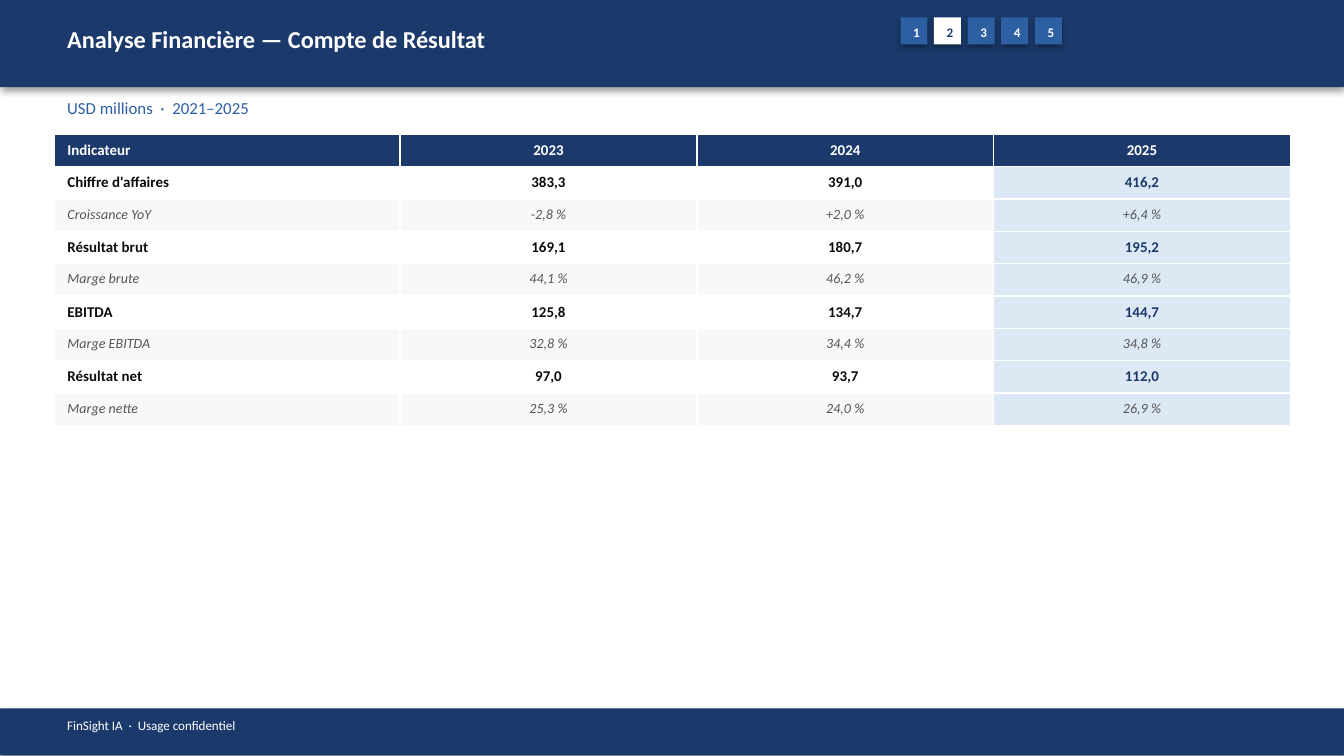
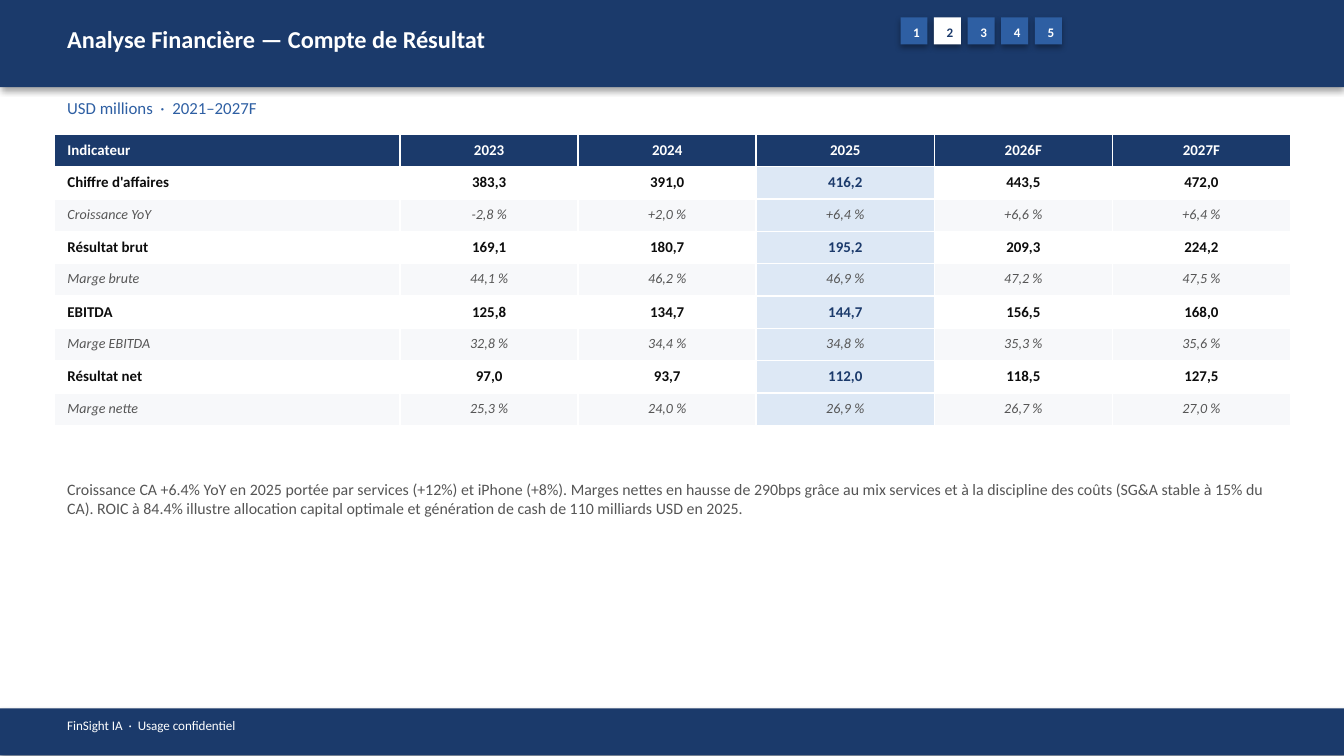
Before and after one commit to baptistejeh07-art/finsight-ia, a slide deck: slide 8 of preview/AAPL/AAPL_pitchbook.pptx. Drawn at 1344x756 pixels with LibreOffice and Linux fonts; fonts in the diff are those of the drawing. Boxes give left, top, right and bottom in pixels: in the first picture for what was removed or moved away, otherwise in the second. Text is boxed around its words. In the diff, an @@ line names an element or a change of style, - is before the commit and + after.

```diff
--- a/preview/AAPL/AAPL_pitchbook.pptx
+++ b/preview/AAPL/AAPL_pitchbook.pptx
@@ text at [67, 102, 256, 114]: text changed @@
-USD millions · 2021–2025
+USD millions · 2021–2027F
@@ table at [54, 134, 1288, 426] @@
+column 5: 2026F | 443,5 | +6,6 % | 209,3 | 47,2 % | 156,5 | 35,3 % | 118,5 | 26,7 %
+column 6: 2027F | 472,0 | +6,4 % | 224,2 | 47,5 % | 168,0 | 35,6 % | 127,5 | 27,0 %
@@ table: place and size @@
-table at [54, 134, 1292, 426]
+table at [54, 134, 1288, 426]
@@ text added at [67, 483, 1263, 517], 8.5 pt, text #555555 @@
+Croissance CA +6.4% YoY en 2025 portée par services (+12%) et iPhone (+8%). Marges nettes en hausse de 290bps grâce au mix services et à la discipline des coûts (SG&A stable à 15% du CA). ROIC à 84.4% illustre allocation capital optimale et génération de cash de 110 milliards USD en 2025.
```
Also in this commit, not shown: 14 other slides changed, 4 other files.
